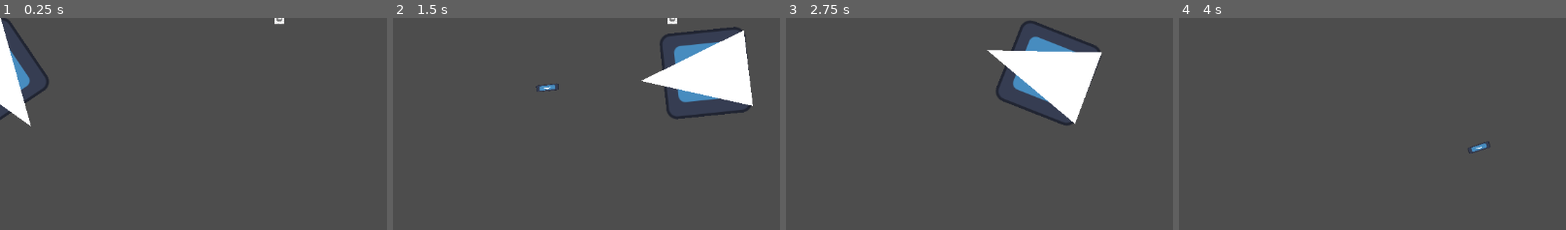
Above: before the commit, frames 1-4 (left to right).
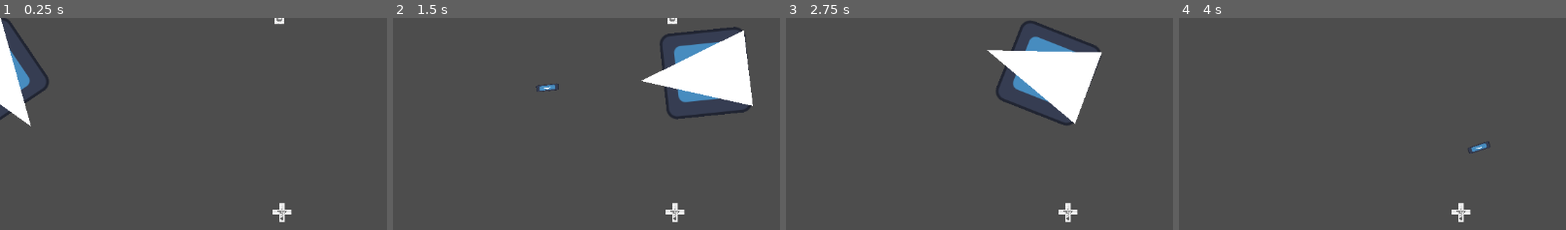
Above: after the commit, the same moments.

Repository: TheWhiteWolf0/Shooter-Game
Game: Godot game, scene res://Scenes/node_2d.tscn
Two runs of this game, one before a commit and one after it. Both use one fixed random seed, a clock stepped at 60 frames per second and the inputs below. The engine's default icon, where the game draws it, is replaced by a stand-in: a white triangle on a blue panel in a dark square.
Inputs (mouse positions are % of the whole screen's width and height, from its top left):
- Up to frame 1 (0.25 s): no input
- Up to frame 2 (1.5 s): tap Enter (ui_accept) at 0.5, 0.77 s; move the mouse to (72, 46) at 0.52 s; hold D (Right) from 0.53 s (still down); click (72, 46) at 0.6 s; move the mouse to (30, 56) at 1.27 s; click (30, 56) at 1.35 s
- Up to frame 3 (2.75 s): tap Enter (ui_accept) at 1.52 s; move the mouse to (60, 29) at 2.02 s; release D (Right) at 2.03 s; hold A (Left) from 2.03 s (still down); click (60, 29) at 2.1 s
- Up to frame 4 (4 s): move the mouse to (45, 72) at 2.77 s; release A (Left) at 2.78 s; hold D (Right) from 2.78 s (still down); click (45, 72) at 2.85 s; tap Enter (ui_accept) at 3.02, 3.77 s; move the mouse to (80, 66) at 3.52 s; click (80, 66) at 3.6 s
The pictures show only the part of the screen within x 49-99%, y 32-82%; the shares and areas given below are measured in that part.

The runs differ from the first frame. In frame 1, 0.2% of the frame differs, in the area x 70-76%, y 87-97%; in frame 2, 0.2%; in frame 3, 0.2%; in frame 4, 0.2%.

Commit message:
Ammo Pack works
Yippie

Diff:
--- a/shootergame/Scenes/node_2d.tscn
+++ b/shootergame/Scenes/node_2d.tscn
@@ -21,6 +21,8 @@
 
 [sub_resource type="RectangleShape2D" id="RectangleShape2D_u7krg"]
 size = Vector2(14, 32)
+
+[sub_resource type="RectangleShape2D" id="RectangleShape2D_6whob"]
 
 [node name="Node2D" type="Node2D"]
 
@@ -78,9 +80,26 @@
 position = Vector2(1.52588e-05, 0)
 shape = SubResource("RectangleShape2D_u7krg")
 
-[node name="Sprite2D" type="Sprite2D" parent="Area2D/CollisionShape2D"]
+[node name="Sprite2D" type="Sprite2D" parent="Area2D"]
 scale = Vector2(0.0155556, 0.052459)
+texture = ExtResource("4_6whob")
+
+[node name="HealthPack" type="Area2D" parent="."]
+
+[node name="CollisionShape2D" type="CollisionShape2D" parent="HealthPack"]
+position = Vector2(980.248, 494.932)
+shape = SubResource("RectangleShape2D_6whob")
+
+[node name="Sprite2D" type="Sprite2D" parent="HealthPack"]
+position = Vector2(980.248, 494.931)
+scale = Vector2(-0.00833745, 0.045677)
+texture = ExtResource("4_6whob")
+
+[node name="Sprite2D2" type="Sprite2D" parent="HealthPack"]
+position = Vector2(980.248, 494.931)
+scale = Vector2(0.0316623, -0.0116451)
 texture = ExtResource("4_6whob")
 
 [connection signal="body_entered" from="Area2D" to="Player" method="_on_area_2d_body_entered"]
 [connection signal="body_exited" from="Area2D" to="Player" method="_on_area_2d_body_exited"]
+[connection signal="body_entered" from="HealthPack" to="Player" method="_on_health_pack_body_entered"]
--- a/shootergame/Scripts/Player_Script.gd
+++ b/shootergame/Scripts/Player_Script.gd
@@ -69,14 +69,12 @@
 func _on_area_2d_body_entered(body: Node2D) -> void:
 	print("Entered")
 	reserve_ammo = reserve_ammo + 10
-	$"../Area2D/CollisionShape2D".queue_free()
-
+	$"../Area2D".queue_free()
 	pass # Replace with function body.
 
 
-
-
-#func _on_area_2d_body_exited(body: Node2D) -> void:
-	#print("Exited")
-
-	#pass # Replace with function body.
+func _on_health_pack_body_entered(body: Node2D) -> void:
+	print("Entered")
+	player_Health = player_Health + 25
+	$"../HealthPack".queue_free()
+	pass # Replace with function body.
Not shown: 1 places in shootergame/Scenes/node_2d.tscn that only renumber resources
